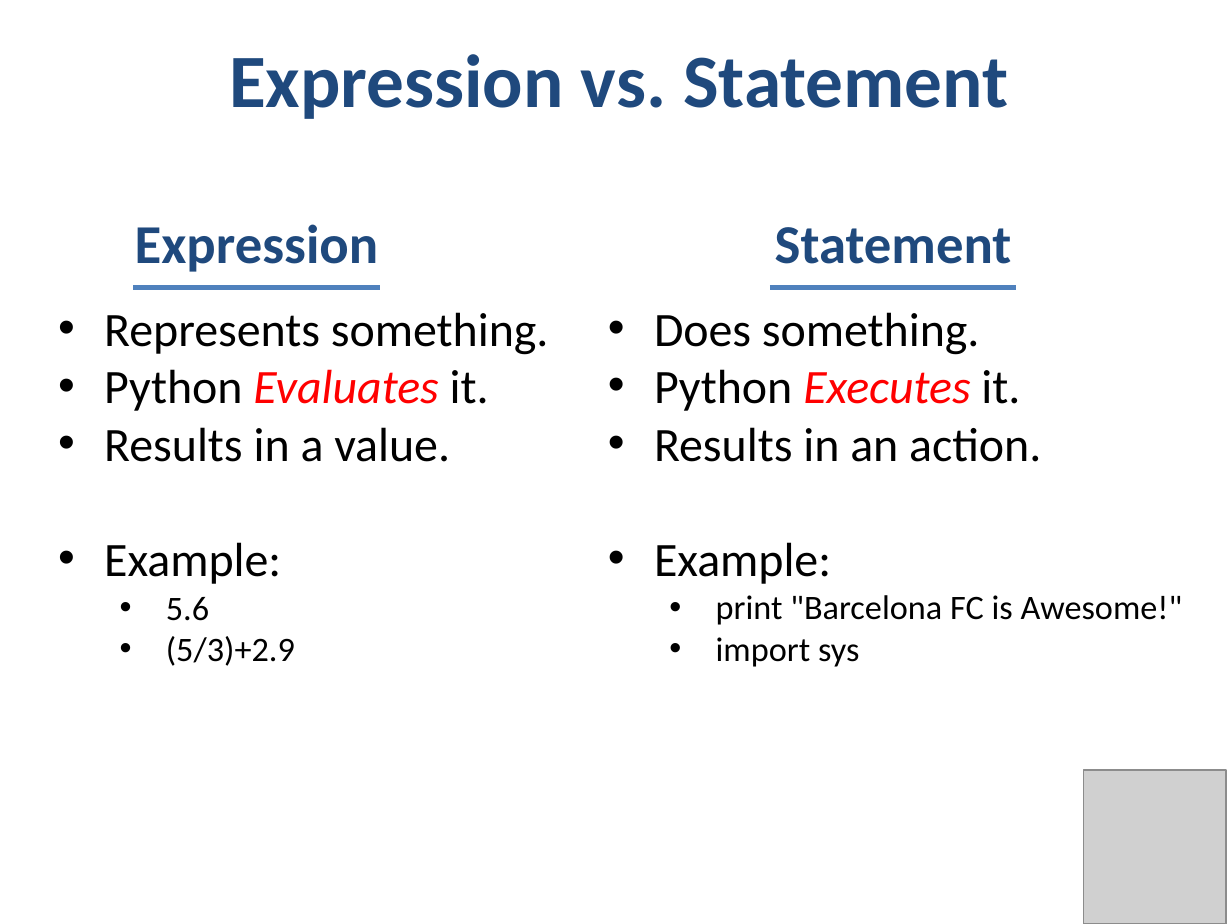
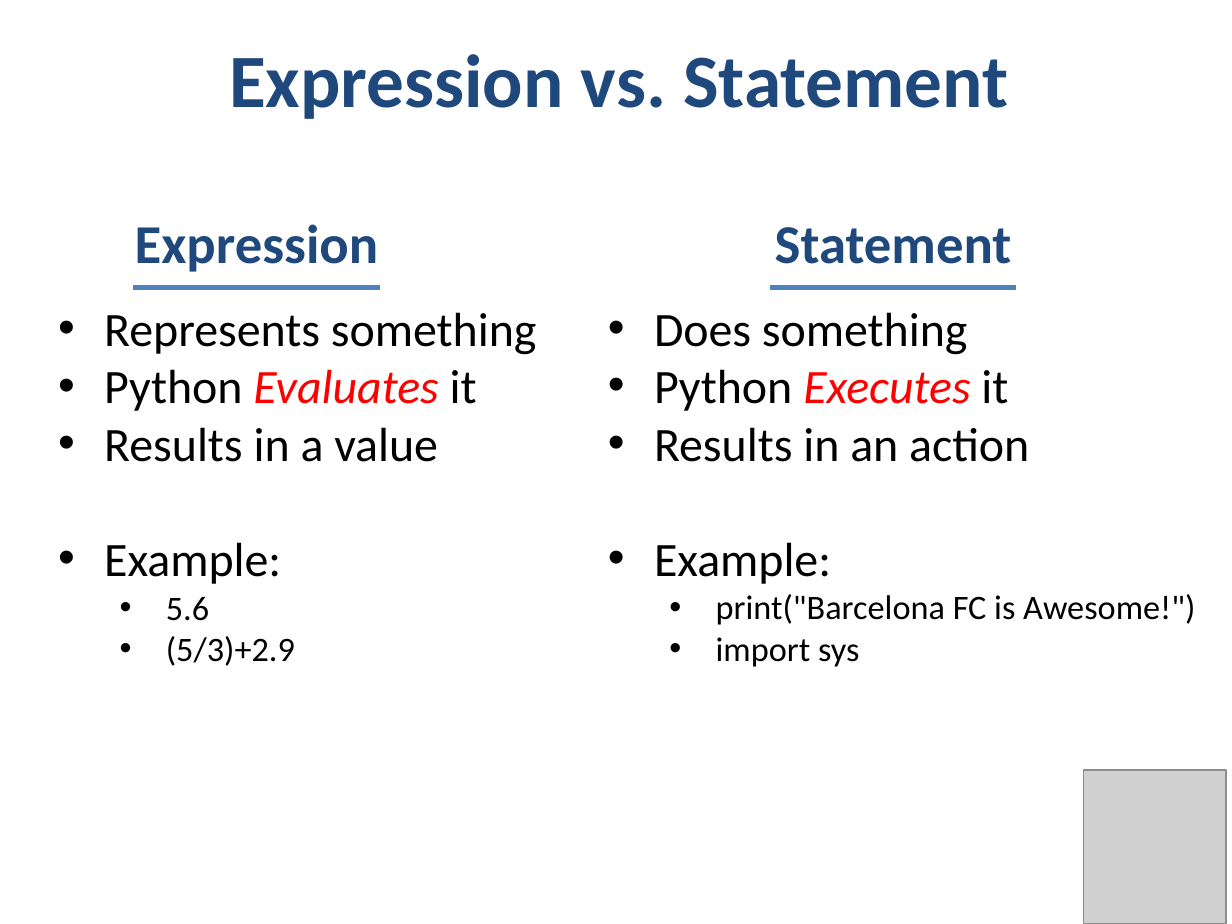
Before and after one commit to phonedude/cs532-s17, a slide deck: slide 7 of slides/week-02-python.pptx. Drawn at 1232x924 pixels with LibreOffice and Linux fonts; fonts in the diff are those of the drawing; grey boxes stand for pictures. Boxes give left, top, right and bottom in pixels: in the first picture for what was removed or moved away, otherwise in the second. Text is boxed around its words. In the diff, an @@ line names an element or a change of style, - is before the commit and + after.

```diff
--- a/slides/week-02-python.pptx
+++ b/slides/week-02-python.pptx
@@ text at (104, 312, 536, 462): text changed @@
-• Represents something.
-• Python Evaluates it.
-• Results in a value.
+• Represents something
+• Python Evaluates it
+• Results in a value
@@ text at (654, 312, 1029, 462): text changed @@
-• Does something.
-• Python Executes it.
-• Results in an action.
+• Does something
+• Python Executes it
+• Results in an action
@@ text at (716, 594, 1195, 625): text changed @@
-  • print "Barcelona FC is Awesome!"
+  • print("Barcelona FC is Awesome!")
```
Also in this commit, not shown: 15 other slides changed, 1 other file.
